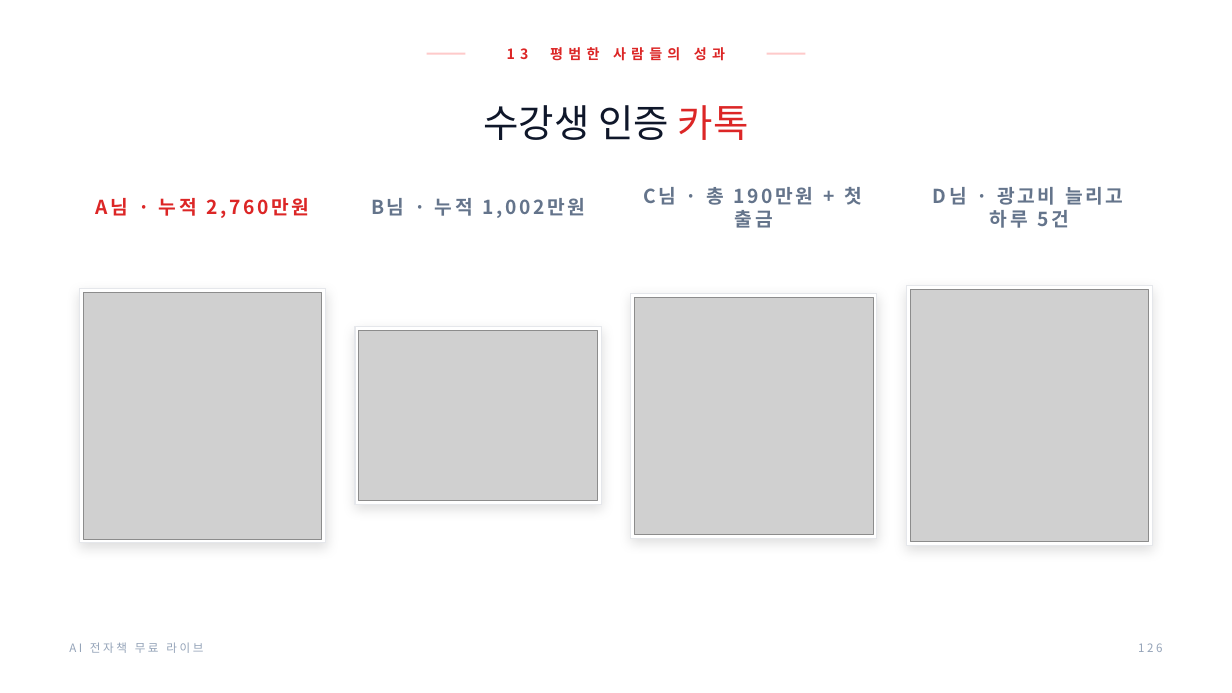
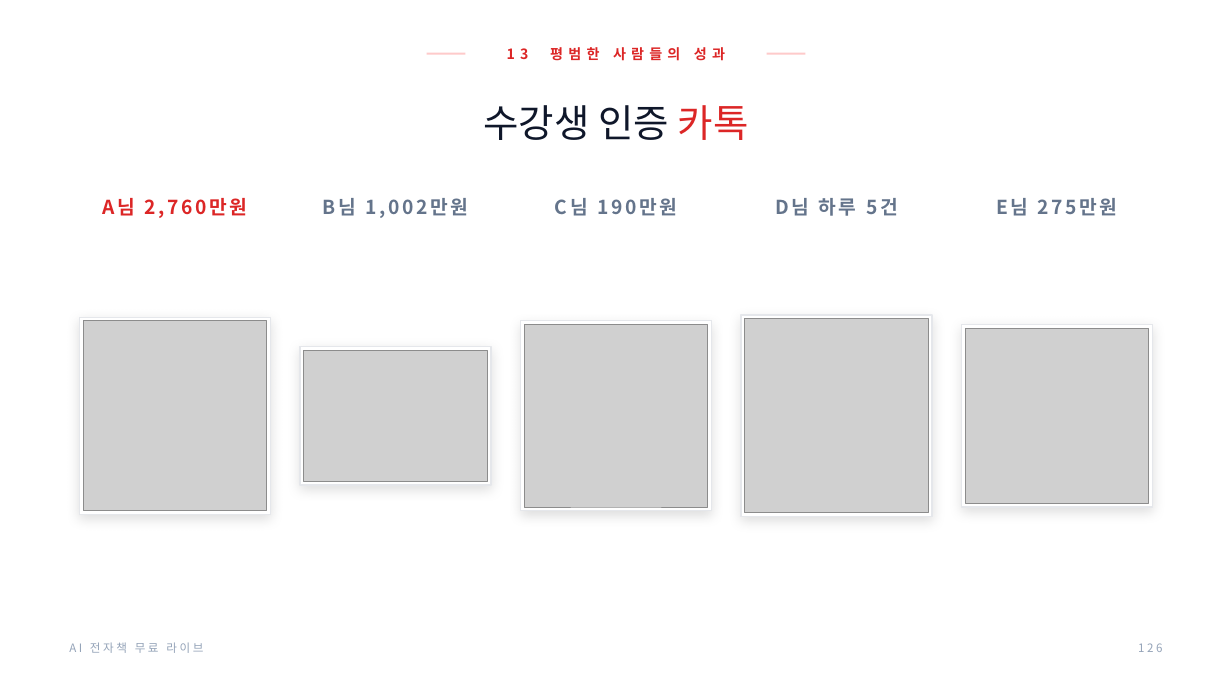
Before and after one commit to byoungjokang/-, a slide deck: slide 126 of 자동 전자책/라이브PPT/무료라이브_PPT_v8_크몽_수강생.pptx. Drawn at 1232x693 pixels with LibreOffice and Linux fonts; fonts in the diff are those of the drawing; grey boxes stand for pictures; background and template pictures are left out. Boxes give left, top, right and bottom in pixels: in the first picture for what was removed or moved away, otherwise in the second. Text is boxed around its words. In the diff, an @@ line names an element or a change of style, - is before the commit and + after.

```diff
--- a/자동 전자책/라이브PPT/무료라이브_PPT_v8_크몽_수강생.pptx
+++ b/자동 전자책/라이브PPT/무료라이브_PPT_v8_크몽_수강생.pptx
@@ text at (x1=103, y1=198, x2=248, y2=218): text changed @@
-A님 · 누적 2,760만원
+A님 2,760만원
@@ text at (x1=323, y1=198, x2=469, y2=218): text changed @@
-B님 · 누적 1,002만원
+B님 1,002만원
@@ text at (x1=555, y1=198, x2=677, y2=216): text changed @@
-C님 · 총 190만원 + 첫 출금
+C님 190만원
@@ text at (x1=775, y1=198, x2=898, y2=216): text changed @@
-D님 · 광고비 늘리고 하루 5건
+D님 하루 5건
@@ text added at (x1=996, y1=198, x2=1118, y2=216), 15 pt, text #64748B, bold @@
+E님 275만원
@@ rectangle resized from (x1=79, y1=289, x2=325, y2=543) to (x1=79, y1=317, x2=271, y2=514) @@
@@ picture resized from (x1=83, y1=293, x2=322, y2=540) to (x1=83, y1=321, x2=267, y2=510) @@
@@ rectangle added at (x1=520, y1=321, x2=712, y2=511), fill #FFFFFF, outline #E5E7EB 1 pt @@
@@ picture resized from (x1=635, y1=298, x2=873, y2=535) to (x1=524, y1=324, x2=708, y2=507) @@
@@ rectangle resized from (x1=631, y1=294, x2=877, y2=539) to (x1=741, y1=315, x2=933, y2=517) @@
@@ picture resized from (x1=910, y1=289, x2=1149, y2=542) to (x1=745, y1=319, x2=929, y2=513) @@
@@ rectangle resized from (x1=907, y1=286, x2=1153, y2=545) to (x1=962, y1=324, x2=1153, y2=506) @@
@@ picture added at (x1=966, y1=328, x2=1150, y2=503) @@
@@ rectangle resized from (x1=355, y1=327, x2=601, y2=505) to (x1=300, y1=347, x2=492, y2=485) @@
@@ picture resized from (x1=359, y1=331, x2=597, y2=501) to (x1=304, y1=350, x2=488, y2=482) @@
```
Also in this commit, not shown: 21 other slides changed, 1 slide added, 4 other files.
